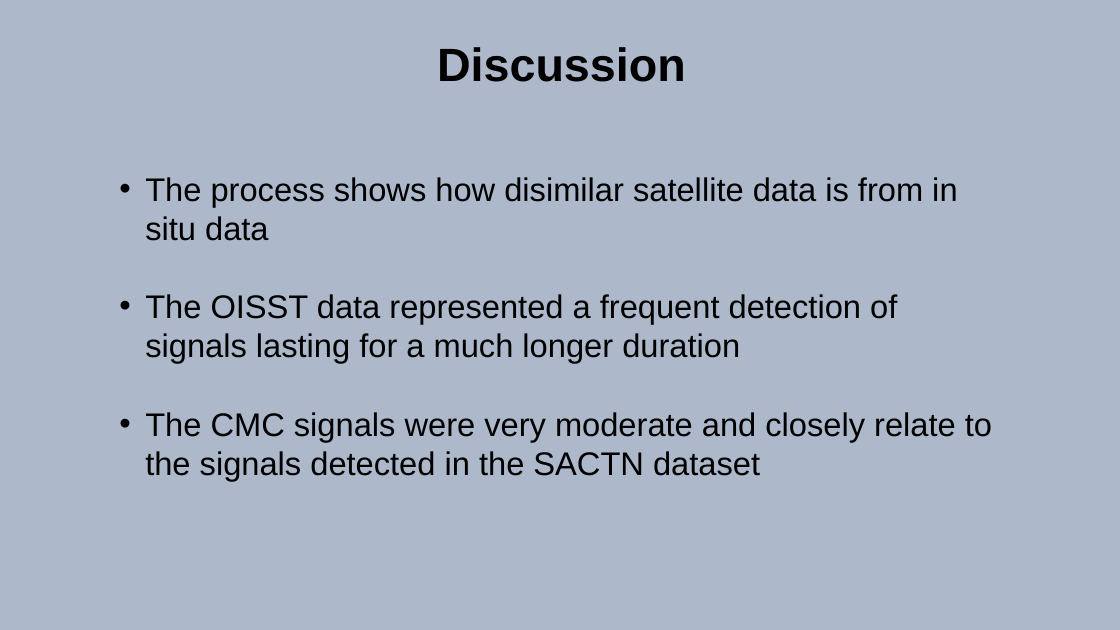
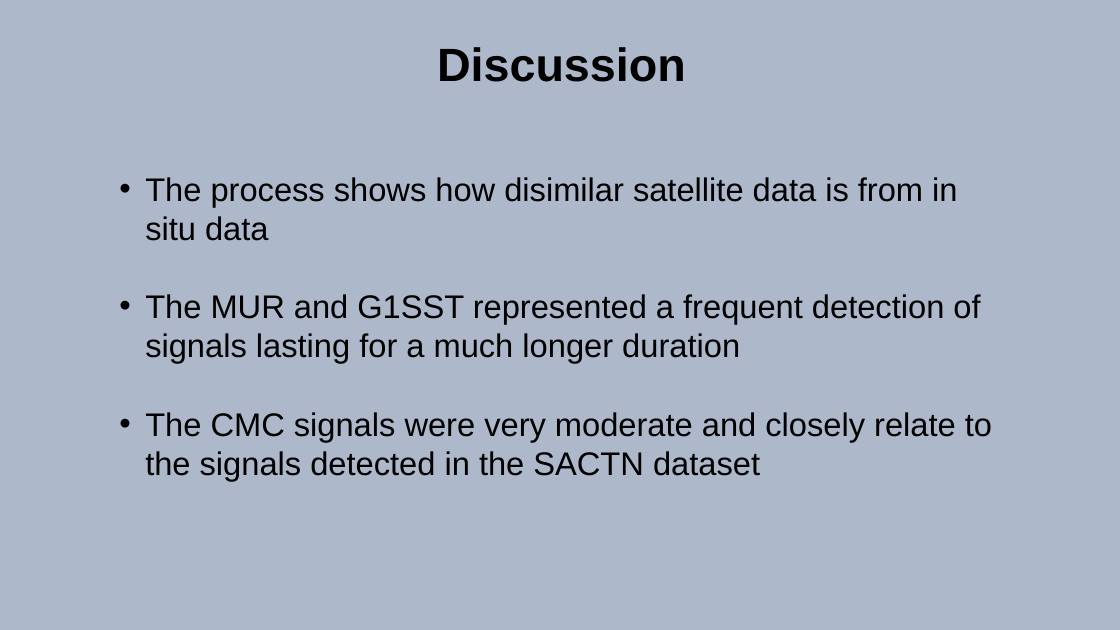
Before and after one commit to AmierohAbrahams/Upwelling_MCS, a slide deck: slide 20 of Presentation/Amieroh_P_new.pptx. Drawn at 1120x630 pixels with LibreOffice and Linux fonts; fonts in the diff are those of the drawing. Boxes give left, top, right and bottom in pixels: in the first picture for what was removed or moved away, otherwise in the second. Text is boxed around its words. In the diff, an @@ line names an element or a change of style, - is before the commit and + after.

Commit message:
presentations

```diff
--- a/Presentation/Amieroh_P_new.pptx
+++ b/Presentation/Amieroh_P_new.pptx
@@ text at (145,294,980,363): text changed @@
-• The OISST data represented a frequent detection of signals lasting for a much longer duration
+• The MUR and G1SST represented a frequent detection of signals lasting for a much longer duration
```
Also in this commit, not shown: 1 other slide changed.
